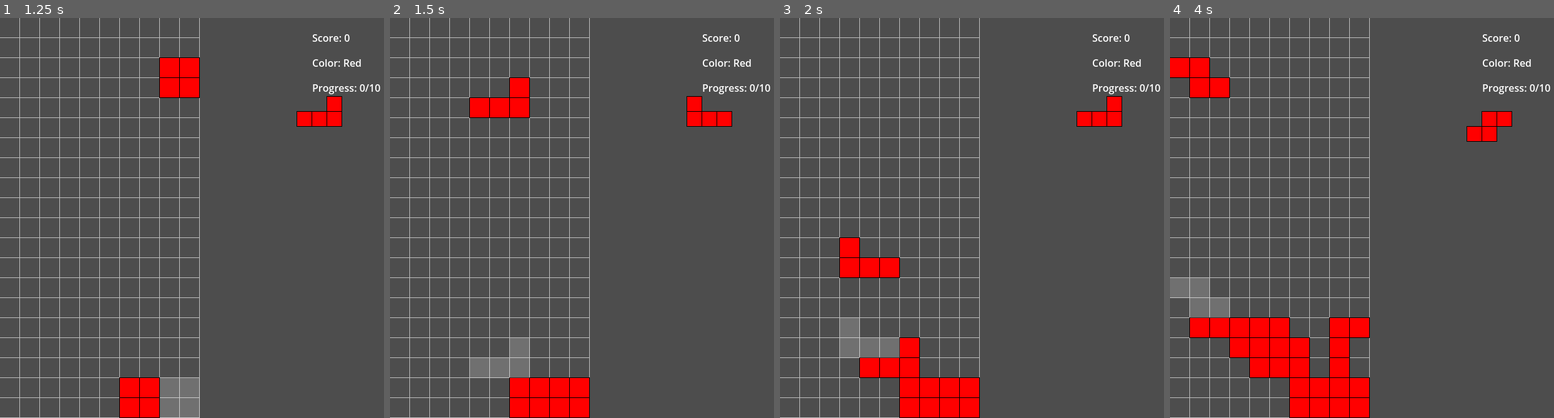
Above: before the commit, frames 1-4 (left to right).
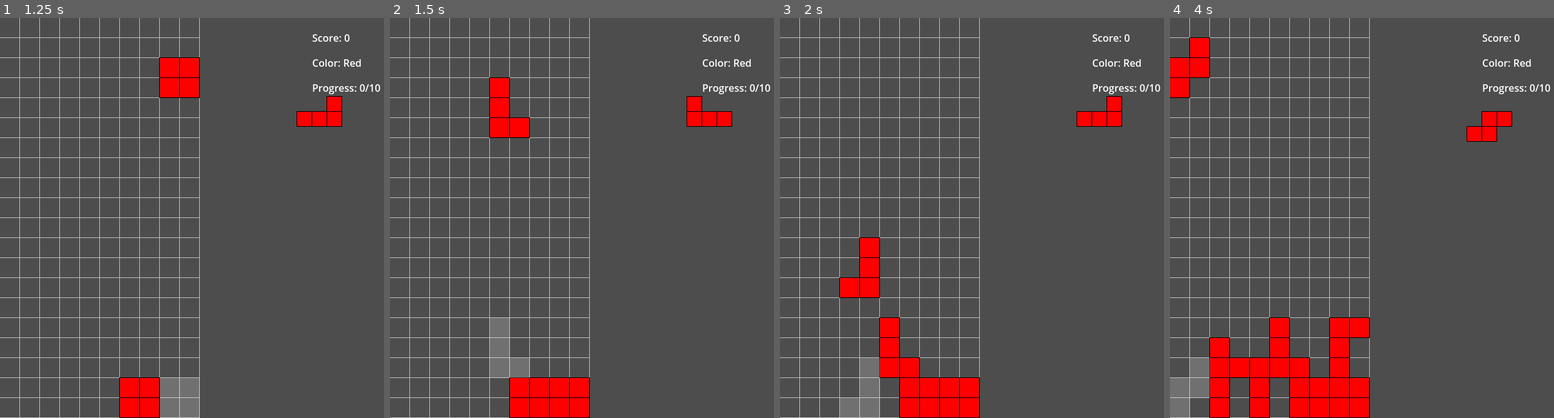
Above: after the commit, the same moments.

Repository: ChinZhengHong/Spectris
Game: Godot game, scene res://main.tscn
Same seed, same stepped clock (60 frames per second), same inputs: the game is played once before the commit and once after it.
Inputs:
- Up to frame 1 (1.25 s): tap Enter at 0.5 s; hold Right (ui_right) from 0.53 s (still down); hold C (rotate_ccw, bound only after the commit) from 0.53 s (still down); tap Space (ui_select) at 0.77 s; tap V (rotate_cw, bound only after the commit) at 0.8 s
- Up to frame 2 (1.5 s): tap Space (ui_select) at 1.25 s; release Right (ui_right) at 1.28 s; release C (rotate_ccw, bound only after the commit) at 1.28 s; hold Down (ui_down) from 1.28 s (still down); tap V (rotate_cw, bound only after the commit) at 1.35 s
- Up to frame 3 (2 s): keep holding Down (ui_down); tap Space (ui_select) at 1.52 s; tap C (rotate_ccw, bound only after the commit) at 1.55 s
- Up to frame 4 (4 s): release Down (ui_down) at 2.03 s; hold Right (ui_right) 2.03-2.78 s; hold C (rotate_ccw, bound only after the commit) 2.03-2.78 s; tap V (rotate_cw, bound only after the commit) at 2.3, 2.85, 3.8 s; tap Enter at 2.75 s; hold Up (ui_up) 2.78-3.53 s; tap Space (ui_select) at 3.02, 3.5, 3.77 s; tap C (rotate_ccw, bound only after the commit) at 3.05 s; hold Left (ui_left) from 3.53 s (still down); hold C (rotate_ccw, bound only after the commit) from 3.53 s (still down)

Frame 1 is identical in both runs. In frame 2, 2.6% of the frame differs, in the area x 20-37%, y 14-90%; in frame 3, 4.1%; in frame 4, 6.7%, in the area x 0-37%, y 4-100%.

Commit message:
adjust white block clear logic, and add C and V as clockwise and counterclockwise

Diff:
--- a/board.gd
+++ b/board.gd
@@ -66,12 +66,6 @@
 	var row_colors = grid[y].duplicate()
 	game_manager.register_line_clear(row_colors)
 
-	if y + 1 < GRID_HEIGHT:
-		for x in range(GRID_WIDTH):
-			if grid[y + 1][x] == 7:
-				grid[y + 1][x] = -1
-		_collapse_all_empty_rows()
-
 	grid.remove_at(y)
 	var new_row = []
 	for x in range(GRID_WIDTH):
@@ -139,31 +133,3 @@
 			if grid[y][x] != -1 and grid[y][x] != 7:
 				return GRID_HEIGHT - y
 	return 0
-
-func _collapse_column(x: int, from_y: int):
-	for y in range(from_y, 0, -1):
-		grid[y][x] = grid[y - 1][x]
-	grid[0][x] = -1
-
-func _is_row_empty(y: int) -> bool:
-	for x in range(GRID_WIDTH):
-		if grid[y][x] != -1:
-			return false
-	return true
-
-func _collapse_empty_row(y: int):
-	grid.remove_at(y)
-	var new_row = []
-	for x in range(GRID_WIDTH):
-		new_row.append(-1)
-	grid.insert(0, new_row)
-
-func _collapse_all_empty_rows():
-	var seen_non_empty = false
-	for y in range(GRID_HEIGHT - 1, -1, -1):
-		if _is_row_empty(y):
-			if seen_non_empty:
-				_collapse_empty_row(y)
-				return
-		else:
-			seen_non_empty = true
--- a/current_piece.gd
+++ b/current_piece.gd
@@ -99,6 +99,30 @@
 		rotated.append(Vector2i(-offset.y, offset.x))
 	return rotated
 
+func _get_rotated_offsets_ccw(offsets: Array) -> Array:
+	var rotated = []
+	for offset in offsets:
+		rotated.append(Vector2i(offset.y, -offset.x))
+	return rotated
+
+func _try_rotate(clockwise: bool):
+	if current_type == PieceData.PieceType.O:
+		return
+
+	var new_offsets
+	if clockwise:
+		new_offsets = _get_rotated_offsets(block_offsets)
+	else:
+		new_offsets = _get_rotated_offsets_ccw(block_offsets)
+
+	var kick_tests = [Vector2i(0, 0), Vector2i(-1, 0), Vector2i(1, 0), Vector2i(-2, 0), Vector2i(2, 0)]
+	for kick in kick_tests:
+		var test_pos = grid_position + kick
+		if _can_move(new_offsets, test_pos):
+			block_offsets = new_offsets
+			grid_position = test_pos
+			queue_redraw()
+			break
 
 func _ready():
 	_spawn_piece()
@@ -179,6 +203,11 @@
 		_lock_piece()
 		_spawn_piece()
 
+	elif event.is_action_pressed("rotate_ccw"):
+		_try_rotate(false)
+	elif event.is_action_pressed("rotate_cw"):
+		_try_rotate(true)
+
 func _on_timer_timeout() -> void:
 	if is_game_over:
 		return
--- a/project.godot
+++ b/project.godot
@@ -25,6 +25,19 @@
 
 project/assembly_name="Spectris"
 
+[input]
+
+rotate_ccw={
+"deadzone": 0.5,
+"events": [Object(InputEventKey,"resource_local_to_scene":false,"resource_name":"","device":-1,"window_id":0,"alt_pressed":false,"shift_pressed":false,"ctrl_pressed":false,"meta_pressed":false,"pressed":false,"keycode":0,"physical_keycode":67,"key_label":0,"unicode":99,"location":0,"echo":false,"script":null)
+]
+}
+rotate_cw={
+"deadzone": 0.5,
+"events": [Object(InputEventKey,"resource_local_to_scene":false,"resource_name":"","device":-1,"window_id":0,"alt_pressed":false,"shift_pressed":false,"ctrl_pressed":false,"meta_pressed":false,"pressed":false,"keycode":0,"physical_keycode":86,"key_label":0,"unicode":118,"location":0,"echo":false,"script":null)
+]
+}
+
 [rendering]
 
 renderer/rendering_method="gl_compatibility"
